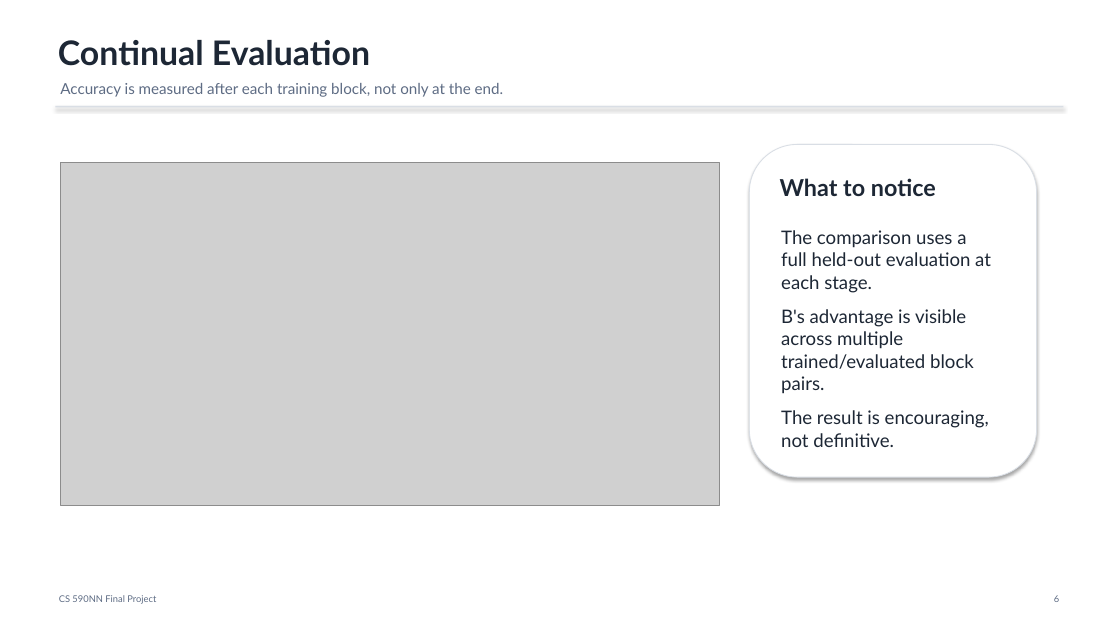
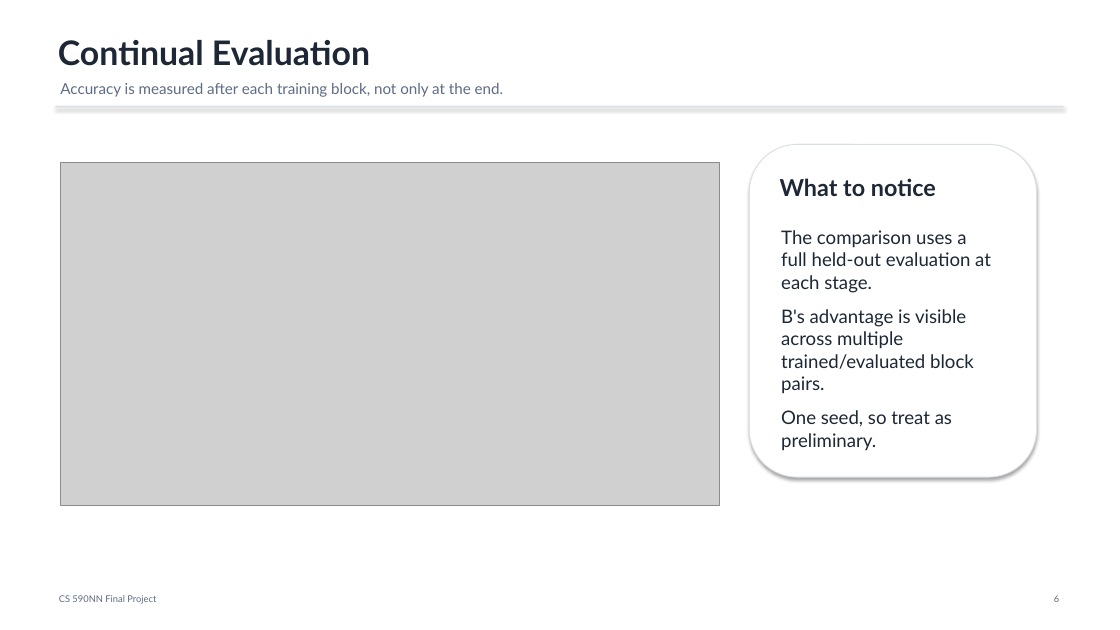
Before and after one commit to sagnikc395/trajectory-supervision, a slide deck: slide 6 of final/final_presentation.pptx. Drawn at 1120x630 pixels with LibreOffice and Linux fonts; fonts in the diff are those of the drawing; grey boxes stand for pictures. Boxes give left, top, right and bottom in pixels: in the first picture for what was removed or moved away, otherwise in the second. Text is boxed around its words. In the diff, an @@ line names an element or a change of style, - is before the commit and + after.

```diff
--- a/final/final_presentation.pptx
+++ b/final/final_presentation.pptx
@@ text at [781, 410, 952, 451]: text changed @@
-The result is encouraging, not definitive.
+One seed, so treat as preliminary.
```
Also in this commit, not shown: 4 other slides changed, 3 other files.
